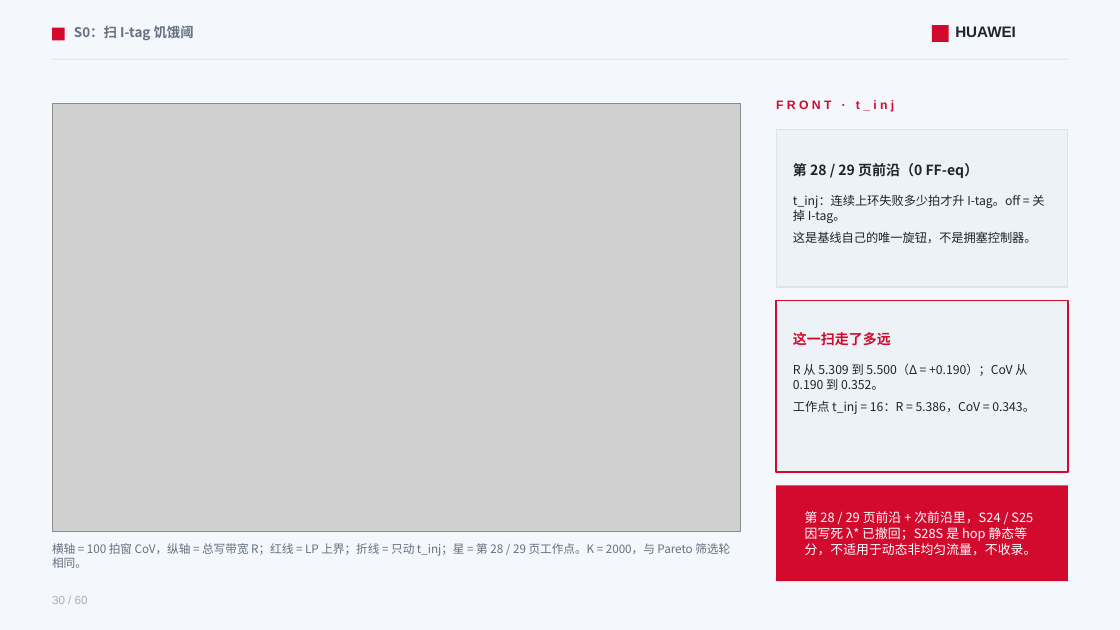
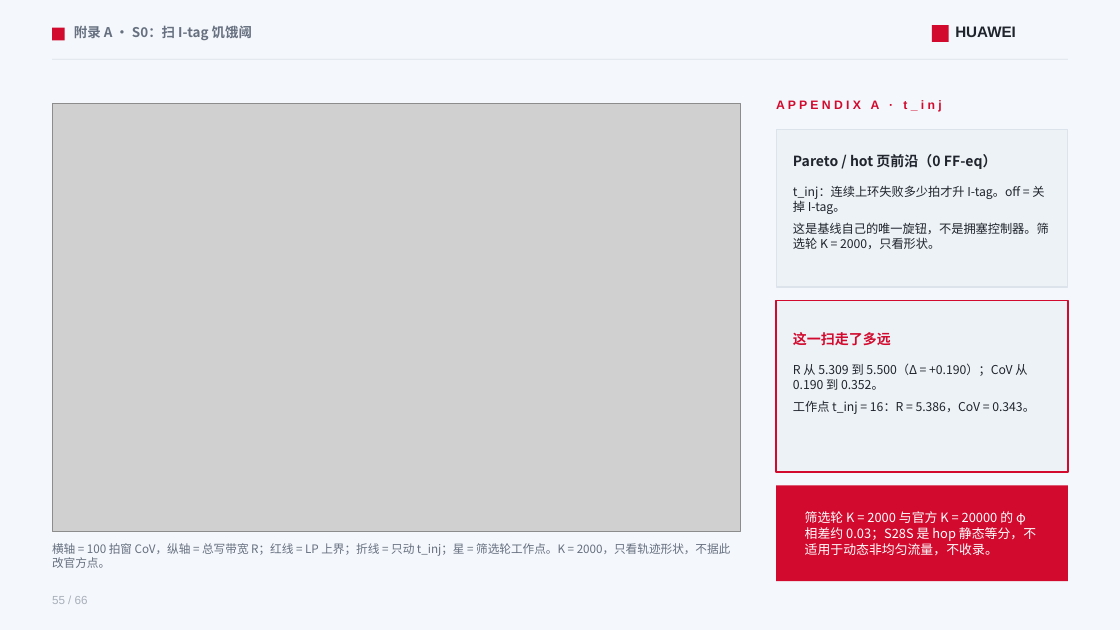
Before and after one commit to lukebest/booksim2, a slide deck: slide 55 of ppt/ring2-write-fairness.pptx (slide 30 before the commit). Drawn at 1120x630 pixels with LibreOffice and Linux fonts; fonts in the diff are those of the drawing; grey boxes stand for pictures. Boxes give left, top, right and bottom in pixels: in the first picture for what was removed or moved away, otherwise in the second. Text is boxed around its words. In the diff, an @@ line names an element or a change of style, - is before the commit and + after.

```diff
--- a/ppt/ring2-write-fairness.pptx
+++ b/ppt/ring2-write-fairness.pptx
@@ text at [74,25,252,40]: text changed @@
-S0：扫 I-tag 饥饿阈
+附录 A · S0：扫 I-tag 饥饿阈
@@ text at [776,100,941,113]: text changed @@
-F R O N T · t _ i n j
+A P P E N D I X A · t _ i n j
@@ text at [793,154,997,169]: text changed @@
-第 28 / 29 页前沿（0 FF‑eq）
+Pareto / hot 页前沿（0 FF‑eq）
@@ text "t_inj：连续上环失败多少拍才升 I-tag。off = 关掉 I-tag。": place and size @@
-text "t_inj：连续上环失败多少拍才升 I-tag。off = 关掉 I-tag。" at [793,194,1044,243]
+text "t_inj：连续上环失败多少拍才升 I-tag。off = 关掉 I-tag。" at [793,185,1049,249]
@@ text at [793,222,1049,249]: text changed @@
-这是基线自己的唯一旋钮，不是拥塞控制器。
+这是基线自己的唯一旋钮，不是拥塞控制器。筛选轮 K = 2000，只看形状。
@@ text at [805,511,1036,555]: text changed @@
-第 28 / 29 页前沿 + 次前沿里，S24 / S25 因写死 λ* 已撤回；S28S 是 hop 静态等分，不适用于动态非均匀流量，不收录。
+筛选轮 K = 2000 与官方 K = 20000 的 φ 相差约 0.03；S28S 是 hop 静态等分，不适用于动态非均匀流量，不收录。
@@ text at [52,543,731,568]: text changed @@
-横轴 = 100 拍窗 CoV，纵轴 = 总写带宽 R；红线 = LP 上界；折线 = 只动 t_inj；星 = 第 28 / 29 页工作点。K = 2000，与 Pareto 筛选轮相同。
+横轴 = 100 拍窗 CoV，纵轴 = 总写带宽 R；红线 = LP 上界；折线 = 只动 t_inj；星 = 筛选轮工作点。K = 2000，只看轨迹形状，不据此改官方点。
@@ text at [52,596,88,604]: text changed @@
-30 / 60
+55 / 66
```
Also in this commit, not shown: 57 other slides changed, 7 slides added, 1 slide removed, 10 other files.
